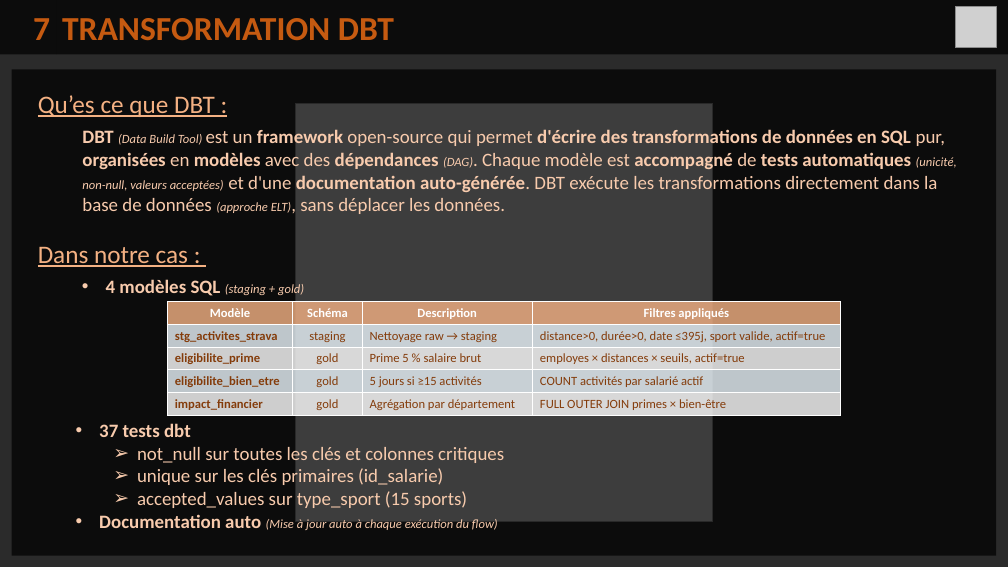
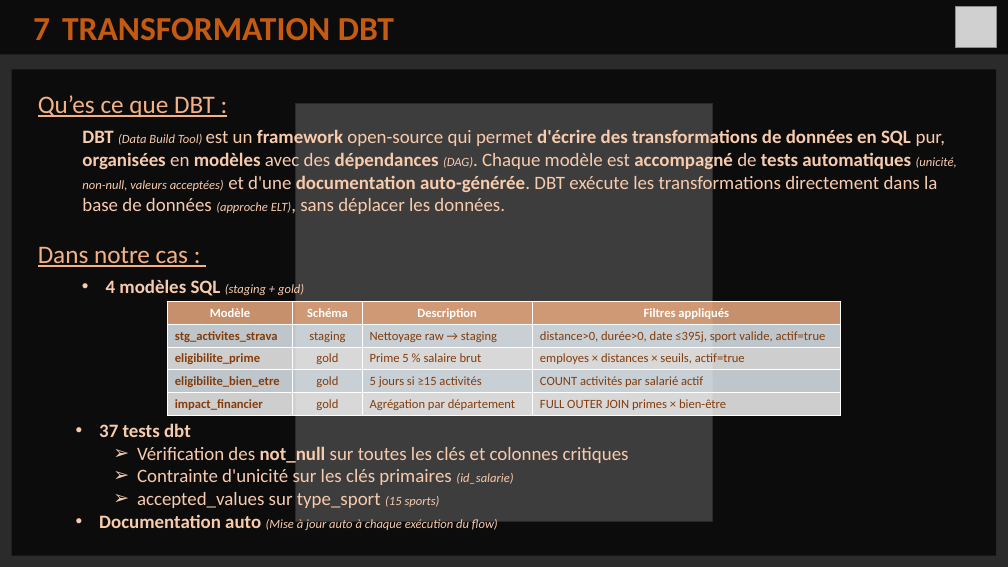
Before and after one commit to merais/formation, a slide deck: slide 8 of P12_Gerez_un_projet_d_infrastructure_aymeric_bailleul/_orchestration/_docs/ABAI_02_presentation.pptx. Drawn at 1008x567 pixels with LibreOffice and Linux fonts; fonts in the diff are those of the drawing; grey boxes stand for pictures; background and template pictures are left out; a plain dark background stands for a picture behind light text. Boxes give left, top, right and bottom in pixels: in the first picture for what was removed or moved away, otherwise in the second. Text is boxed around its words. In the diff, an @@ line names an element or a change of style, - is before the commit and + after.

```diff
--- a/P12_Gerez_un_projet_d_infrastructure_aymeric_bailleul/_orchestration/_docs/ABAI_02_presentation.pptx
+++ b/P12_Gerez_un_projet_d_infrastructure_aymeric_bailleul/_orchestration/_docs/ABAI_02_presentation.pptx
@@ text at [137, 444, 629, 488]: text changed @@
-    ➢ not_null sur toutes les clés et colonnes critiques
-    ➢ unique sur les clés primaires (id_salarie)
+    ➢ Vérification des not_null sur toutes les clés et colonnes critiques
+    ➢ Contrainte d'unicité sur les clés primaires (id_salarie)
@@ text at [137, 492, 440, 508]: size 18 to 12 pt, italic on in "(15 sports)" @@
```
Also in this commit, not shown: 1 other slide changed, 17 other files.
